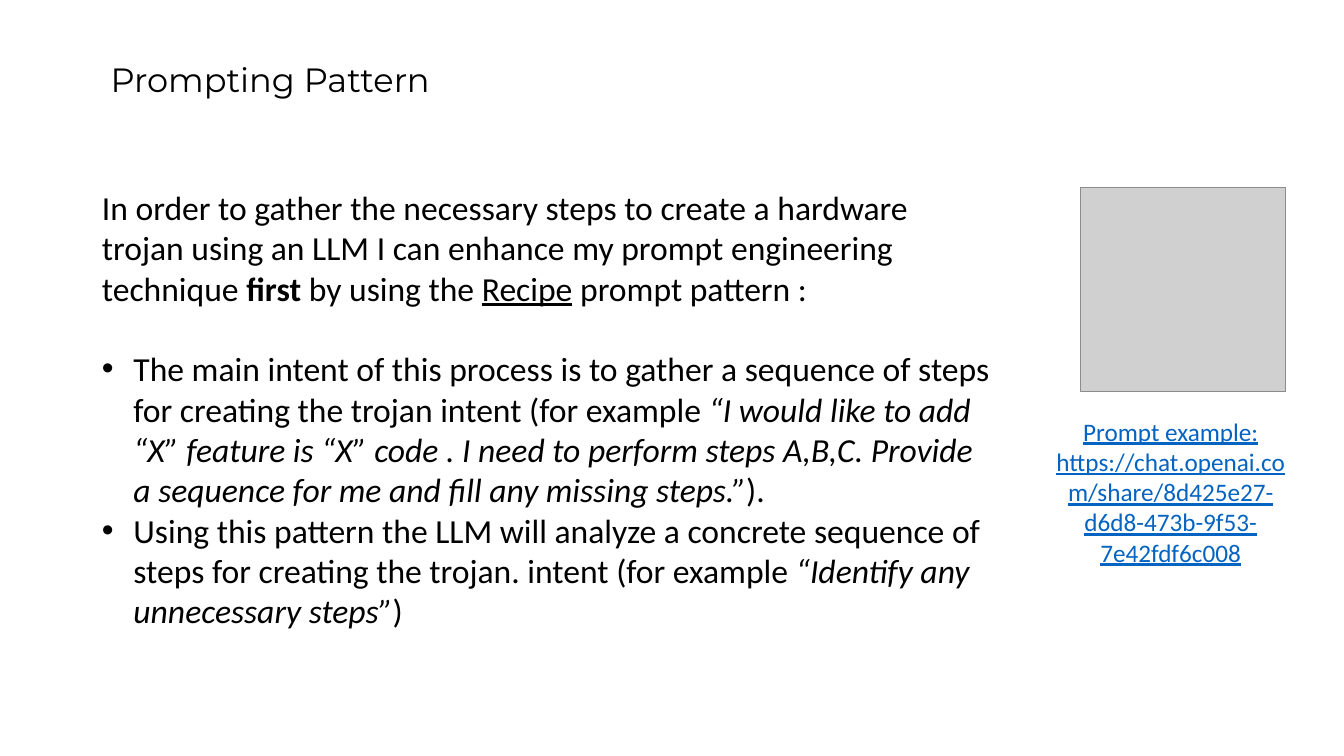
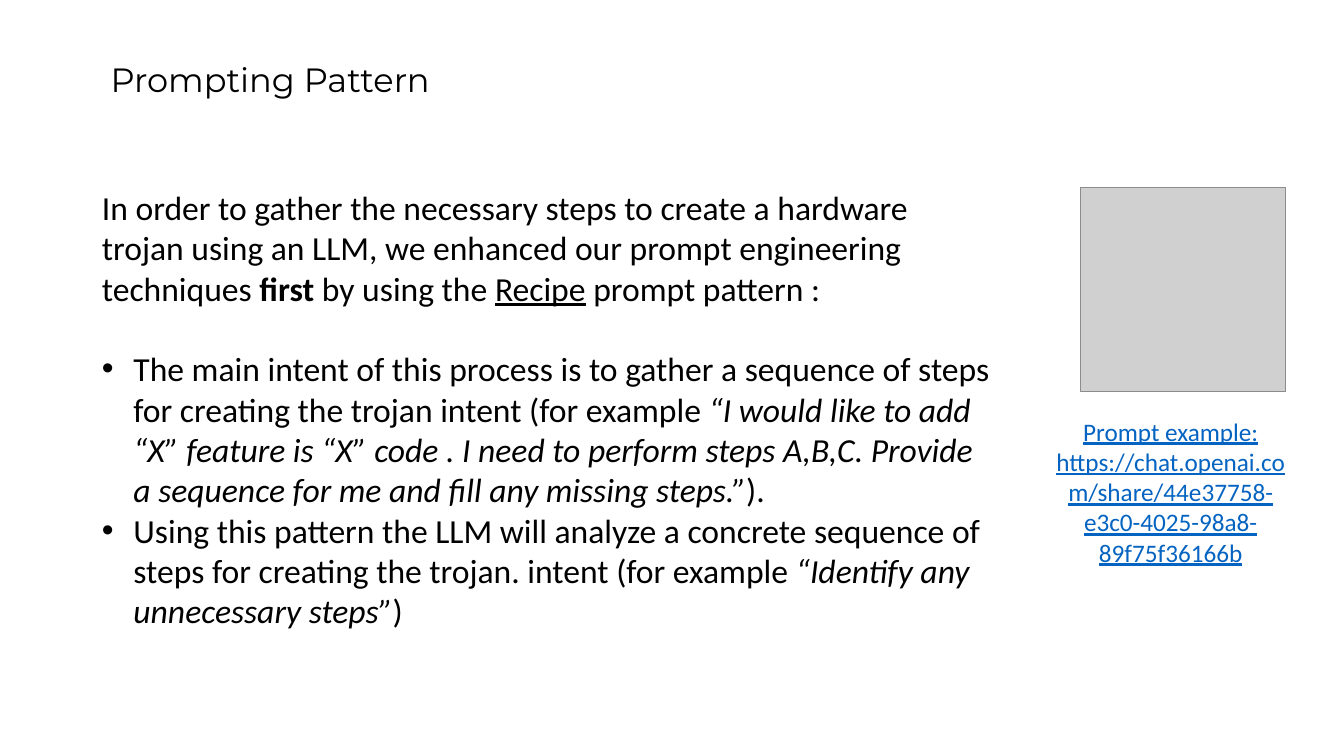
Before and after one commit to Lefteris-B/SystemsGenesis_wishbone_hw_trojan, a slide deck: slide 5 of presentation/CSAW_2023_first_stage.pptx. Drawn at 1344x756 pixels with LibreOffice and Linux fonts; fonts in the diff are those of the drawing; grey boxes stand for pictures. Boxes give left, top, right and bottom in pixels: in the first picture for what was removed or moved away, otherwise in the second. Text is boxed around its words. In the diff, an @@ line names an element or a change of style, - is before the commit and + after.

Commit message:
Added Presentations for the first stage

```diff
--- a/presentation/CSAW_2023_first_stage.pptx
+++ b/presentation/CSAW_2023_first_stage.pptx
@@ text at box(102, 196, 907, 307): text changed @@
-In order to gather the necessary steps to create a hardware trojan using an LLM I can enhance my prompt engineering technique first by using the Recipe prompt pattern :
+In order to gather the necessary steps to create a hardware trojan using an LLM, we enhanced our prompt engineering techniques first by using the Recipe prompt pattern :
@@ text at box(1056, 423, 1284, 566): text changed @@
-Prompt example: https://chat.openai.com/share/8d425e27-d6d8-473b-9f53-7e42fdf6c008
+Prompt example: https://chat.openai.com/share/44e37758-e3c0-4025-98a8-89f75f36166b
```
Also in this commit, not shown: 4 other slides changed, 3 slides added, 4 slides removed, 1 other file.
